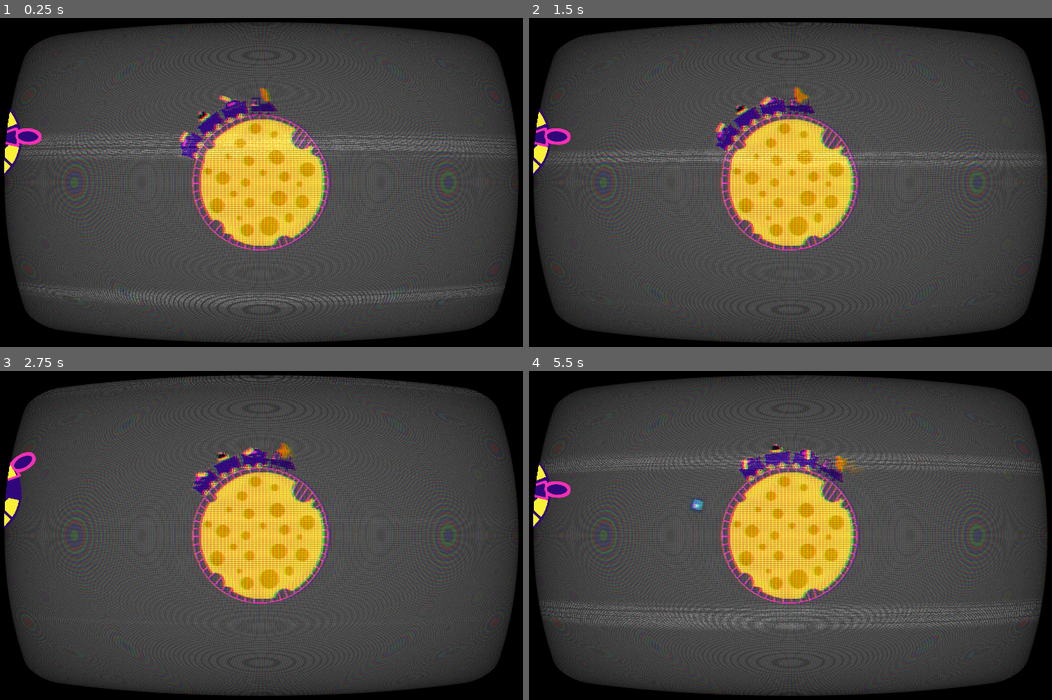
Above: before the commit, frames 1-4 (two rows, left to right).
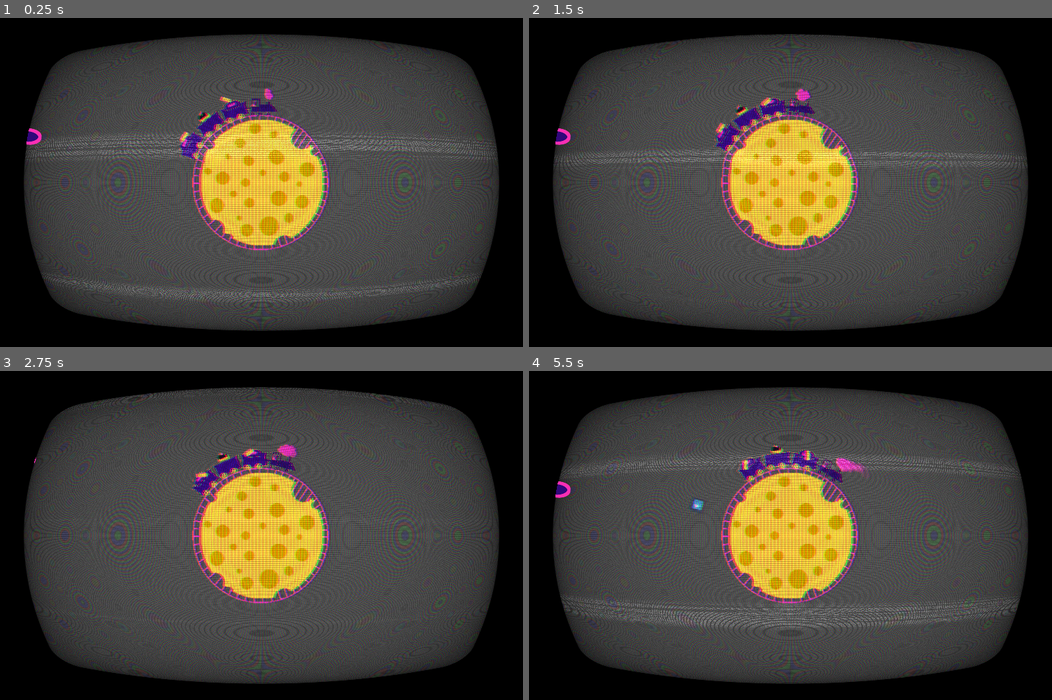
Above: after the commit, the same moments.

Repository: emmdie/MoonGame
Game: Godot game, scene res://scene/Levels/Level.tscn
Two runs of this game, one before a commit and one after it. Both use one fixed random seed, a clock stepped at 60 frames per second and the inputs below. The engine's default icon, where the game draws it, is replaced by a stand-in: a white triangle on a blue panel in a dark square.
Inputs (mouse positions are in pixels of both pictures, inside the frame that each line leads up to):
- Up to frame 1 (0.25 s): no input
- Up to frame 2 (1.5 s): move the mouse to (910, 166) at 0.52 s; hold W (speed_up) 0.53-1.28 s; tap 1 (select_cart1) at 0.6 s; move the mouse to (680, 198) at 1.27 s; hold Down (speed_down) from 1.28 s (still down); tap 2 (select_cart2) at 1.35 s
- Up to frame 3 (2.75 s): move the mouse to (319, 459) at 2.02 s; release Down (speed_down) at 2.03 s; hold W (speed_up) from 2.03 s (still down); tap 3 (select_cart3) at 2.1 s
- Up to frame 4 (5.5 s): move the mouse to (764, 604) at 2.77 s; tap 4 (select_cart4) at 2.85 s; move the mouse to (957, 588) at 3.52 s; release W (speed_up) at 3.53 s; hold Down (speed_down) from 3.53 s (still down); tap 5 (select_cart5) at 3.6 s; move the mouse to (623, 482) at 4.27 s; click (623, 482) at 4.35 s; move the mouse to (816, 535) at 5.02 s; tap 1 (select_cart1) at 5.1 s

The runs differ from the first frame. In frame 1, 58% of the frame differs, in the area x 0-100%, y 1-99%; in frame 2, 57%; in frame 3, 57%; in frame 4, 59%.

Commit message:
visual improvements

Diff:
--- a/scene/Levels/Level.tscn
+++ b/scene/Levels/Level.tscn
@@ -258,7 +258,7 @@
 shader_param/aberration = 0.02
 shader_param/brightness = 1.4
 shader_param/discolor = false
-shader_param/warp_amount = 1.735
+shader_param/warp_amount = 5.0
 shader_param/clip_warp = false
 shader_param/vignette_intensity = 0.4
 shader_param/vignette_opacity = 0.5
--- a/scene/Train/Turrets/Bullet.gd
+++ b/scene/Train/Turrets/Bullet.gd
@@ -7,7 +7,7 @@
 
 
 func _physics_process(delta):
-	Position2D
+	print(str(global_rotation))
 
 func _ready():
 	pass
--- a/scene/Train/Turrets/Turrets.gd
+++ b/scene/Train/Turrets/Turrets.gd
@@ -30,7 +30,6 @@
 	b.global_position = get_node("Barrel/Muzzle").global_position
 	b.global_rotation =  get_node("Barrel/Muzzle").global_rotation
 	b.connect("hit_mouse", self, "_on_Bullet_hit_mouse")
-
 	get_node('/root').add_child(b)
 
 
--- a/scene/Train/locomotive.tscn
+++ b/scene/Train/locomotive.tscn
@@ -1,13 +1,13 @@
 [gd_scene load_steps=7 format=2]
 
 [ext_resource path="res://assets/art/Train/Locomotive.png" type="Texture" id=1]
-[ext_resource path="res://assets/art/Train/clouds.png" type="Texture" id=2]
+[ext_resource path="res://assets/art/Train/cloudsNotPoop.png" type="Texture" id=2]
 
 [sub_resource type="RectangleShape2D" id=1]
 extents = Vector2( 33, 33 )
 
 [sub_resource type="Gradient" id=3]
-colors = PoolColorArray( 0.803922, 0.588235, 0, 1, 0.803922, 0.588235, 0, 0 )
+colors = PoolColorArray( 1, 1, 1, 1, 1, 1, 1, 0.0941176 )
 
 [sub_resource type="GradientTexture" id=4]
 gradient = SubResource( 3 )
@@ -39,9 +39,10 @@
 shape = SubResource( 1 )
 
 [node name="Particles2D" type="Particles2D" parent="."]
-position = Vector2( 25, -56 )
+position = Vector2( 32, -63 )
 rotation = -2.06822
 scale = Vector2( 0.1, 0.1 )
+amount = 22
 lifetime = 4.0
 explosiveness = 0.22
 randomness = 0.5
Binary file added: assets/art/Train/Turrets/bomb.png
Not shown, added: assets/art/Train/Turrets/bomb.png.import
Binary file added: assets/art/Train/cloudsNotPoop.png
Not shown, added: assets/art/Train/cloudsNotPoop.png.import
Binary file added: assets/art/mice/zeppelin.png
Not shown, added: assets/art/mice/zeppelin.png.import
Binary file added: assets/art/space/yellowStars.png
Not shown, added: assets/art/space/yellowStars.png.import
